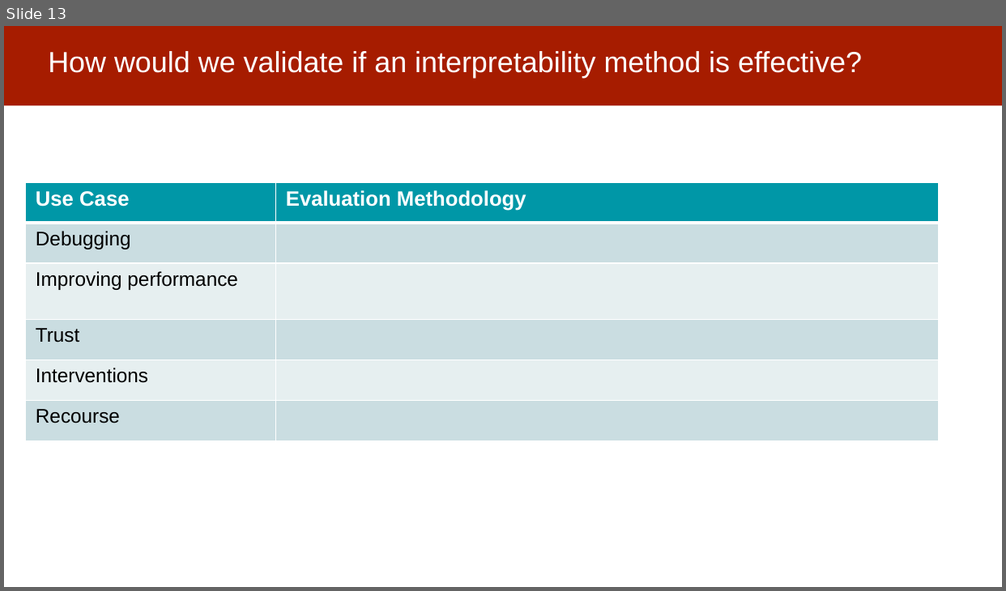
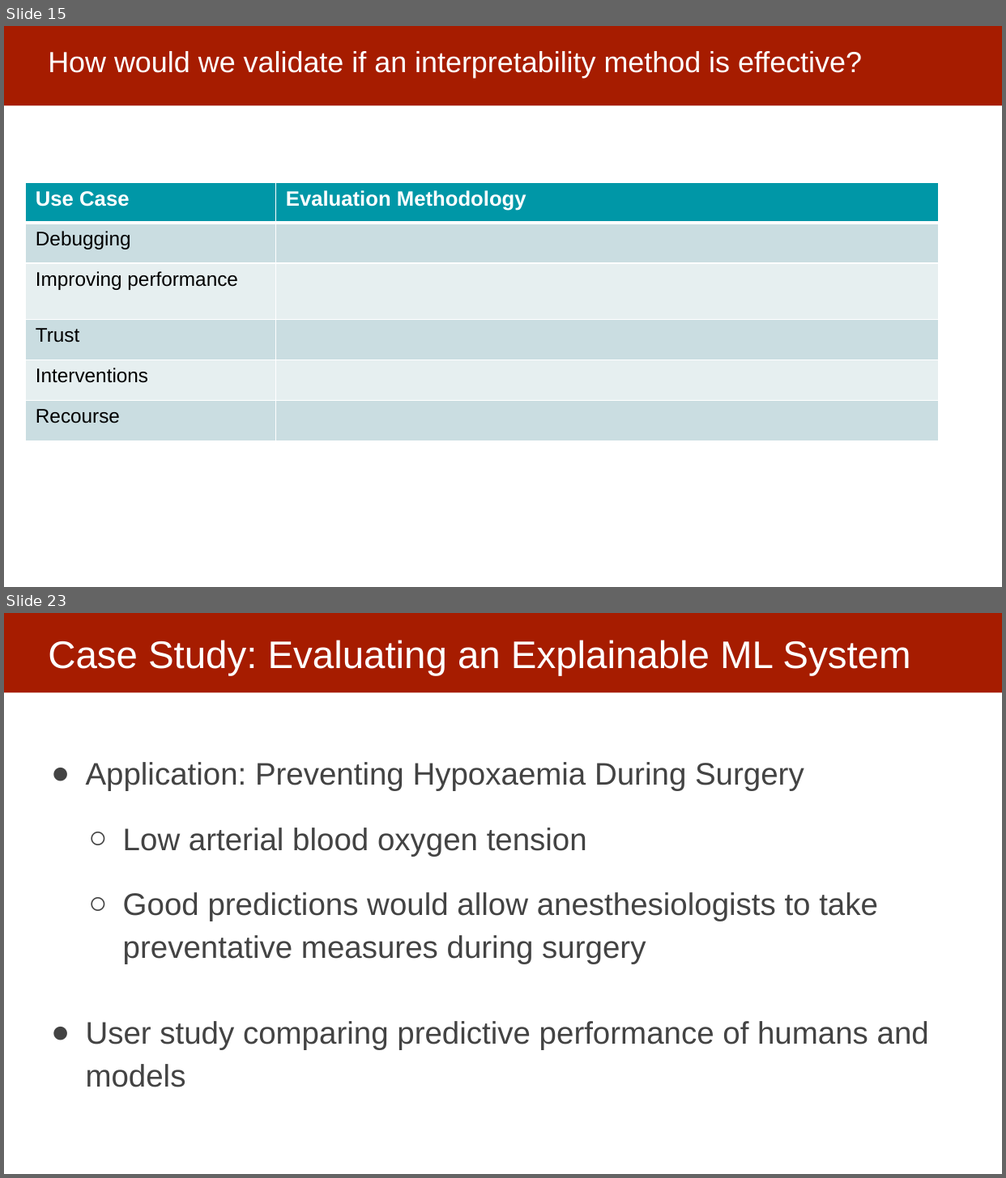
Before and after one commit to dssg/MLinPractice, a slide deck: Lectures/Lecture13-InterpretabilityOverview.pptx. Shown one above the other, each under a label of ours: slide 13 before the commit, slides 15 and 23 after it; the slides between them are not shown. The pictures are 1006x591 and 1006x1178 pixels, drawn with LibreOffice and Linux fonts; fonts in the diff are those of the drawing. Boxes give left, top, right and bottom in pixels: in the first picture for what was removed or moved away, otherwise in the second. Text is boxed around its words. In the diff, an @@ line names an element or a change of style, - is before the commit and + after.

```diff
--- a/Lectures/Lecture13-InterpretabilityOverview.pptx
+++ b/Lectures/Lecture13-InterpretabilityOverview.pptx
@@ slide 23 added at (4, 613, 1002, 1174), background #FFFFFF; not listed: 1 template element that a slide beside it also shows @@
@@ title added at (48, 640, 910, 676), 37 pt, text #FFFFFF @@
+Case Study: Evaluating an Explainable ML System
@@ text added at (86, 762, 929, 1088), 30 pt, text #434343 @@
+● Application: Preventing Hypoxaemia During Surgery
+  ○ Low arterial blood oxygen tension
+  ○ Good predictions would allow anesthesiologists to take preventative measures during surgery
+● User study comparing predictive performance of humans and models
@@ what was slide 13 is now slide 15 @@
```
Also in this commit, not shown: 3 slides changed, 14 other slides added.
